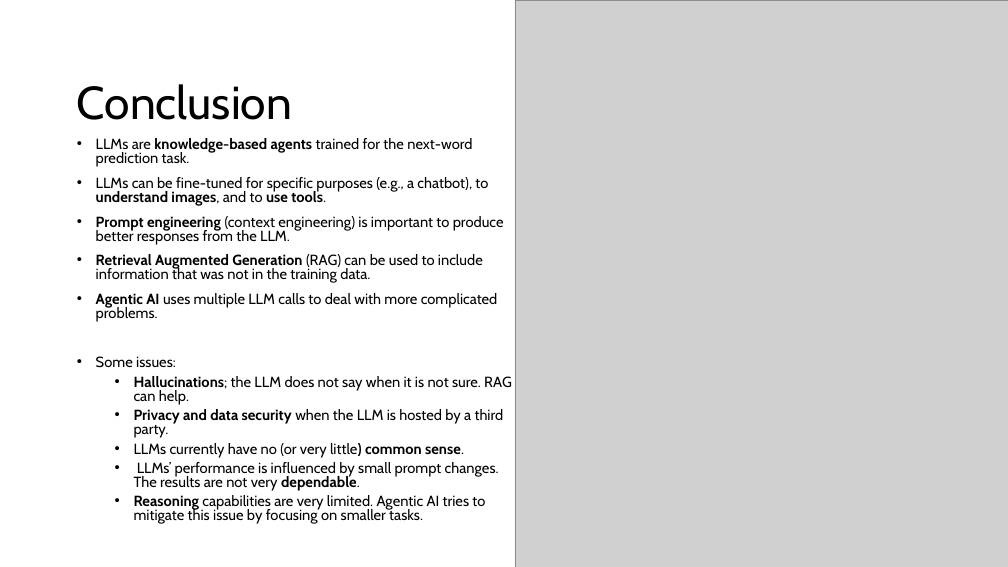
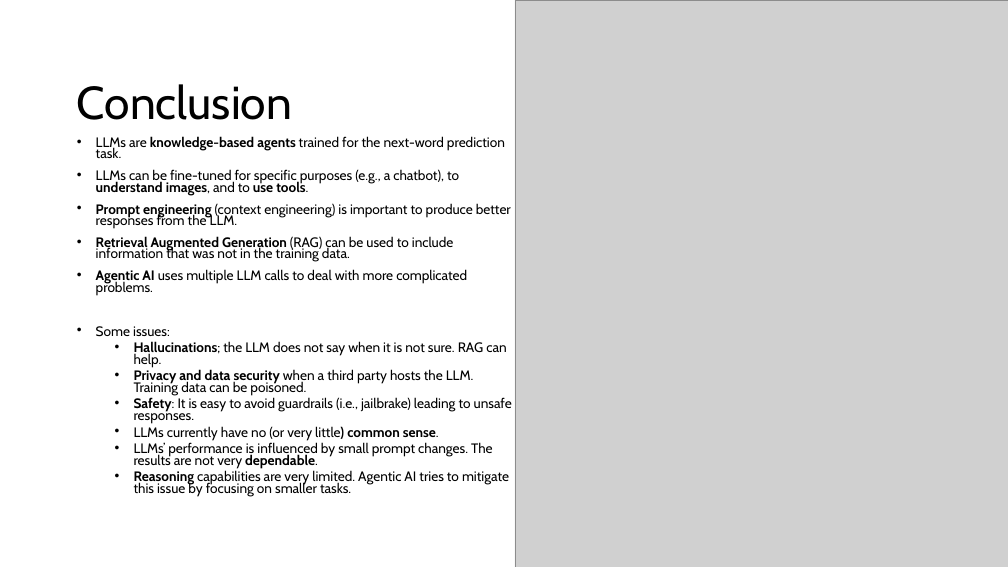
Before and after one commit to mhahsler/CS7320-AI, a slide deck: slide 15 of slides/07_LLM_discussion.pptx (slide 14 before the commit). Drawn at 1008x567 pixels with LibreOffice and Linux fonts; fonts in the diff are those of the drawing; grey boxes stand for pictures. Boxes give left, top, right and bottom in pixels: in the first picture for what was removed or moved away, otherwise in the second. Text is boxed around its words. In the diff, an @@ line names an element or a change of style, - is before the commit and + after.

Commit message:
improved slides.

```diff
--- a/slides/07_LLM_discussion.pptx
+++ b/slides/07_LLM_discussion.pptx
@@ text at bbox=[96, 136, 511, 497]: size 14 to 12.9 pt in "LLMs are knowledge-based agents trained for the ...", "LLMs can be fine-tuned for specific purposes ...", "Prompt engineering (context engineering) is important to ...", "Retrieval Augmented Generation (RAG) can be used ..." and 6 more places; line spacing 0.8 to 0.7 @@
@@ text at bbox=[134, 369, 512, 424]: text changed; size 14 to 12.9 pt @@
-  • Privacy and data security when the LLM is hosted by a third party.
+  • Privacy and data security when a third party hosts the LLM. Training data can be poisoned.
+  • Safety: It is easy to avoid guardrails (i.e., jailbrake) leading to unsafe responses.
```
Also in this commit, not shown: 6 other slides changed, 1 slide added.
